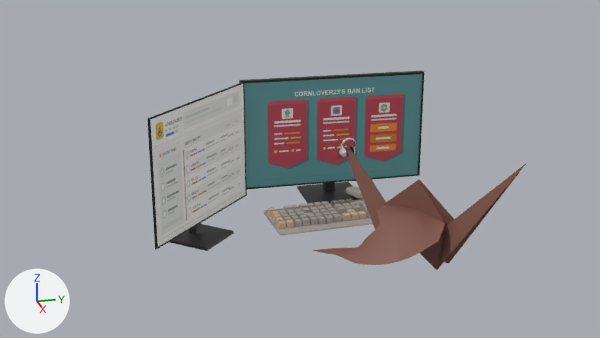
Renders of the Blender file assets/blender/CraneOnLeague.blend from each side of a commit.
Rendered twice from the file's camera 'Camera'. The axes (+X, +Y, +Z) are drawn at lower left. The lights are the same throughout. The first picture is the older version.

Objects in the first picture: 'Crane', 'Keyboard', 'Monitor', 'Monitor.002' and 15 more.
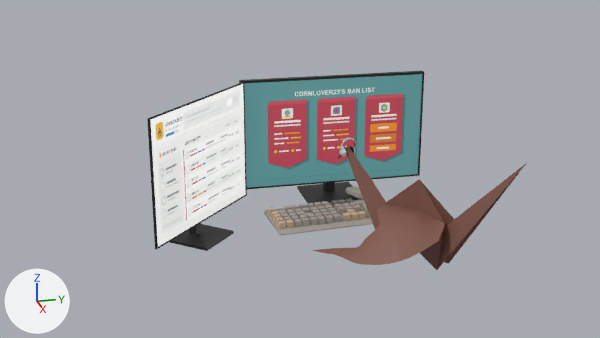
What differs and where, as boxes [x1, y1, x2, y2] in the pictures (600 x 338 px):
'Monitor', recoloured (lighter)
    both: [239, 71, 424, 189]
'Monitor.002', recoloured (grey to white)
    both: [147, 82, 247, 249]

The change, as a list of edits to the scene's bpy script:
```text
Change mat_league_of_legends___ban_site:
    where n2 = _N.new('ShaderNodeBsdfPrincipled'); n2.name = 'Principled BSDF'
    add n2.inputs[28].default_value = 0.36  # 'Emission Strength'
    where n1 = _N.new('ShaderNodeTexImage'); n1.name = 'Image Texture'
    add _L.new(n1.outputs[0], n2.inputs[27])  # 'Color' to 'Emission Color'
Change mat_league_of_legends___mint_001:
    where n2 = _N.new('ShaderNodeBsdfPrincipled'); n2.name = 'Principled BSDF'
    add n2.inputs[28].default_value = 0.5  # 'Emission Strength'
    where n1 = _N.new('ShaderNodeTexImage'); n1.name = 'Image Texture'
    add _L.new(n1.outputs[0], n2.inputs[27])  # 'Color' to 'Emission Color'
```
